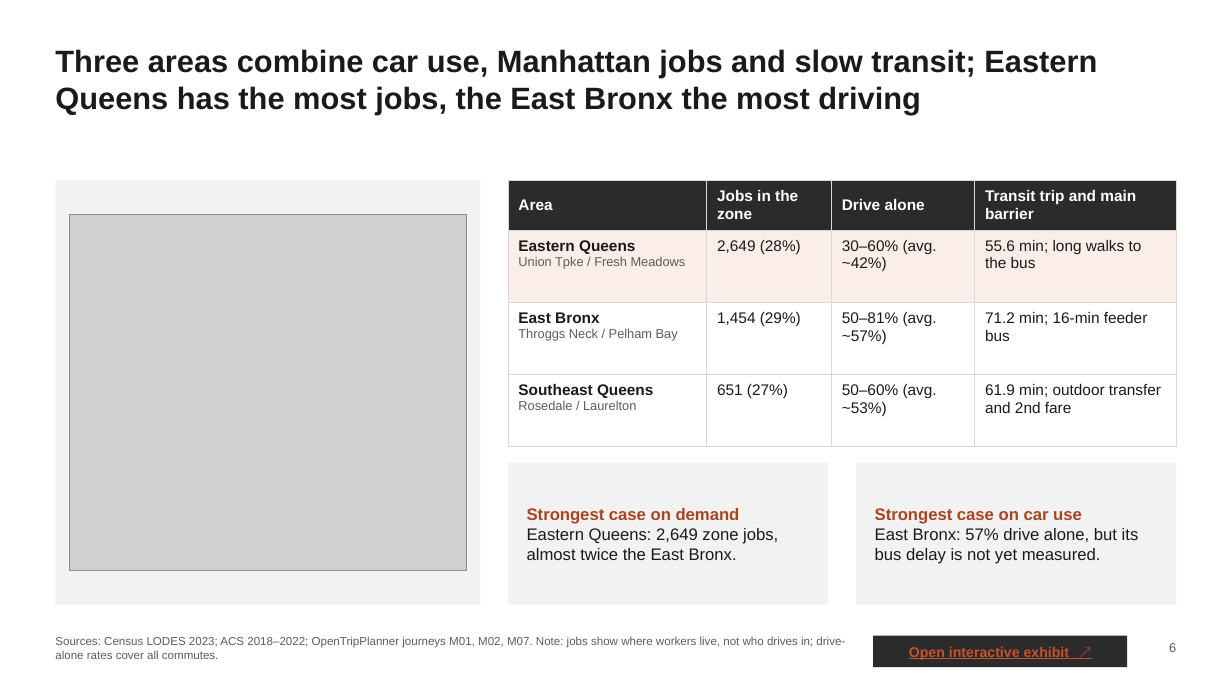
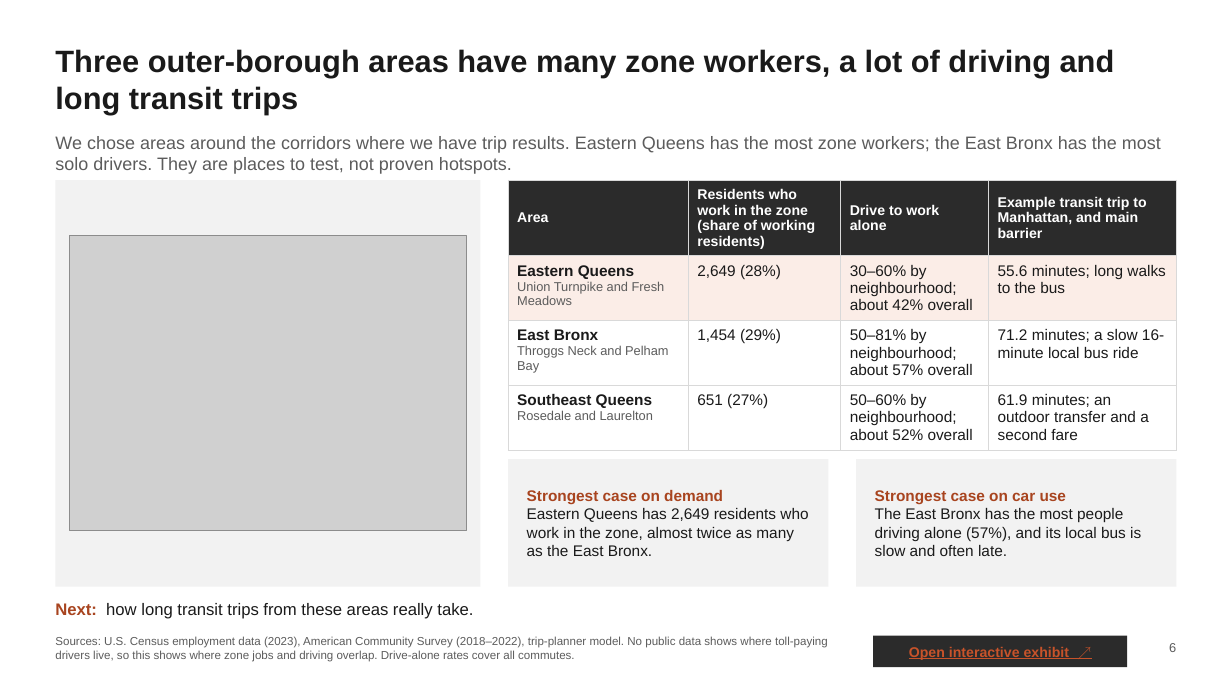
Before and after one commit to saka07/nyc-mobility-atlas, a slide deck: slide 6 of NYC_Mobility_Strategy.pptx. Drawn at 1232x693 pixels with LibreOffice and Linux fonts; fonts in the diff are those of the drawing; grey boxes stand for pictures. Boxes give left, top, right and bottom in pixels: in the first picture for what was removed or moved away, otherwise in the second. Text is boxed around its words. In the diff, an @@ line names an element or a change of style, - is before the commit and + after.

Commit message:
Match deck v5: simpler story, bus data, click to clear

```diff
--- a/NYC_Mobility_Strategy.pptx
+++ b/NYC_Mobility_Strategy.pptx
@@ title at bbox=[55, 49, 1115, 114]: text changed @@
-Three areas combine car use, Manhattan jobs and slow transit; Eastern Queens has the most jobs, the East Bronx the most driving
+Three outer-borough areas have many zone workers, a lot of driving and long transit trips
@@ text added at bbox=[55, 136, 1161, 174], 14 pt, text #5C5C5C @@
+We chose areas around the corridors where we have trip results. Eastern Queens has the most zone workers; the East Bronx has the most solo drivers. They are places to test, not proven hotspots.
@@ rectangle: place and size @@
-rectangle at bbox=[55, 180, 481, 605]
+rectangle at bbox=[55, 180, 481, 587]
@@ table at bbox=[508, 180, 1177, 444] @@
-row 1: Area | Jobs in the zone | Drive alone | Transit trip and main barrier
+row 1: Area | Residents who work in the zone (share of working residents) | Drive to work alone | Example transit trip to Manhattan, and main barrier
-row 2: Eastern Queens / Union Tpke / Fresh Meadows | 2,649 (28%) | 30–60% (avg. ~42%) | 55.6 min; long walks to the bus
+row 2: Eastern Queens / Union Turnpike and Fresh Meadows | 2,649 (28%) | 30–60% by neighbourhood; about 42% overall | 55.6 minutes; long walks to the bus
-row 3: East Bronx / Throggs Neck / Pelham Bay | 1,454 (29%) | 50–81% (avg. ~57%) | 71.2 min; 16-min feeder bus
+row 3: East Bronx / Throggs Neck and Pelham Bay | 1,454 (29%) | 50–81% by neighbourhood; about 57% overall | 71.2 minutes; a slow 16-minute local bus ride
-row 4: Southeast Queens / Rosedale / Laurelton | 651 (27%) | 50–60% (avg. ~53%) | 61.9 min; outdoor transfer and 2nd fare
+row 4: Southeast Queens / Rosedale and Laurelton | 651 (27%) | 50–60% by neighbourhood; about 52% overall | 61.9 minutes; an outdoor transfer and a second fare
@@ size 12 to 11 pt in "Area" @@
@@ picture: place and size @@
-picture at bbox=[69, 214, 467, 571]
+picture at bbox=[69, 236, 467, 531]
@@ rectangle: place and size @@
-rectangle at bbox=[508, 463, 829, 605]
+rectangle at bbox=[508, 459, 829, 587]
@@ text "Strongest case on demand": place and size @@
-text "Strongest case on demand" at bbox=[527, 508, 778, 560]
+text "Strongest case on demand" at bbox=[527, 490, 808, 556]
@@ rectangle: place and size @@
-rectangle at bbox=[857, 463, 1177, 605]
+rectangle at bbox=[857, 459, 1177, 587]
@@ text "Strongest case on car use": place and size @@
-text "Strongest case on car use" at bbox=[875, 508, 1139, 564]
+text "Strongest case on car use" at bbox=[875, 490, 1141, 556]
@@ text at bbox=[527, 508, 808, 556]: text changed; size 13 to 12 pt @@
-Eastern Queens: 2,649 zone jobs, almost twice the East Bronx.
+Eastern Queens has 2,649 residents who work in the zone, almost twice as many as the East Bronx.
@@ text at bbox=[527, 490, 723, 505]: size 13 to 12 pt in "Strongest case on demand" @@
@@ text at bbox=[875, 508, 1141, 556]: text changed; size 13 to 12 pt @@
-East Bronx: 57% drive alone, but its bus delay is not yet measured.
+The East Bronx has the most people driving alone (57%), and its local bus is slow and often late.
@@ text at bbox=[875, 490, 1066, 505]: size 13 to 12 pt in "Strongest case on car use" @@
@@ text added at bbox=[55, 603, 473, 619], 13 pt, text #1A1A1A @@
+Next: how long transit trips from these areas really take.
@@ text at bbox=[55, 636, 828, 662]: text changed @@
-Sources: Census LODES 2023; ACS 2018–2022; OpenTripPlanner journeys M01, M02, M07. Note: jobs show where workers live, not who drives in; drive-alone rates cover all commutes.
+Sources: U.S. Census employment data (2023), American Community Survey (2018–2022), trip-planner model. No public data shows where toll-paying drivers live, so this shows where zone jobs and driving overlap. Drive-alone rates cover all commutes.
```
Also in this commit, not shown: 11 other slides changed, 1 slide added, 9 other files.
